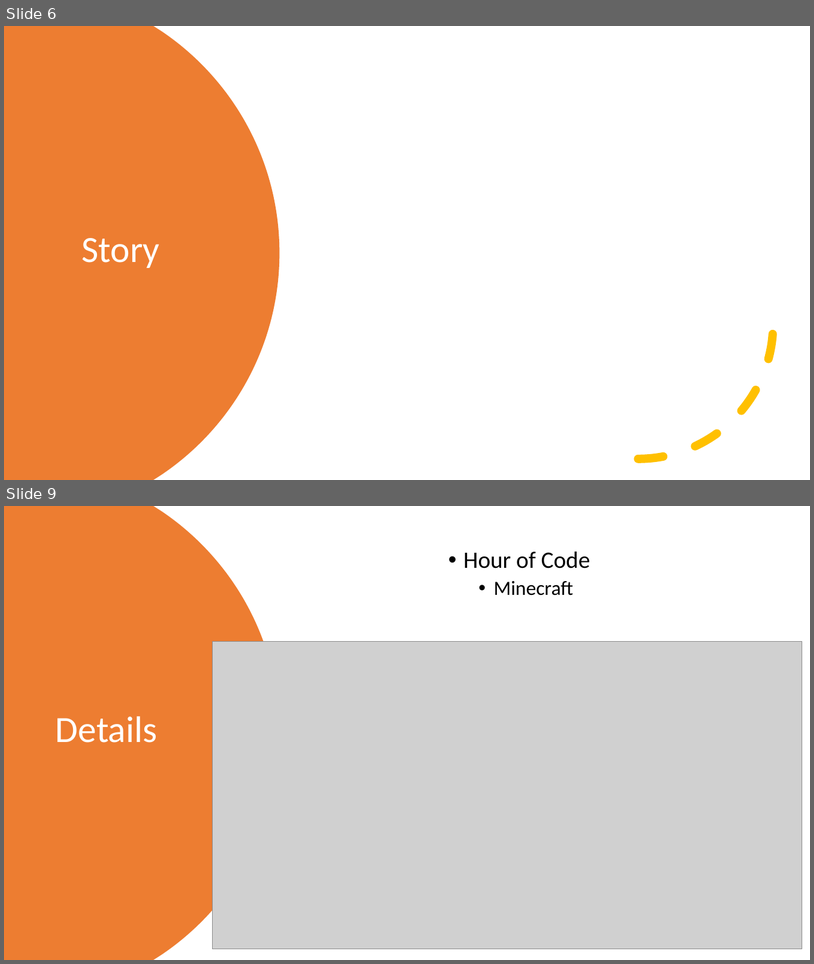
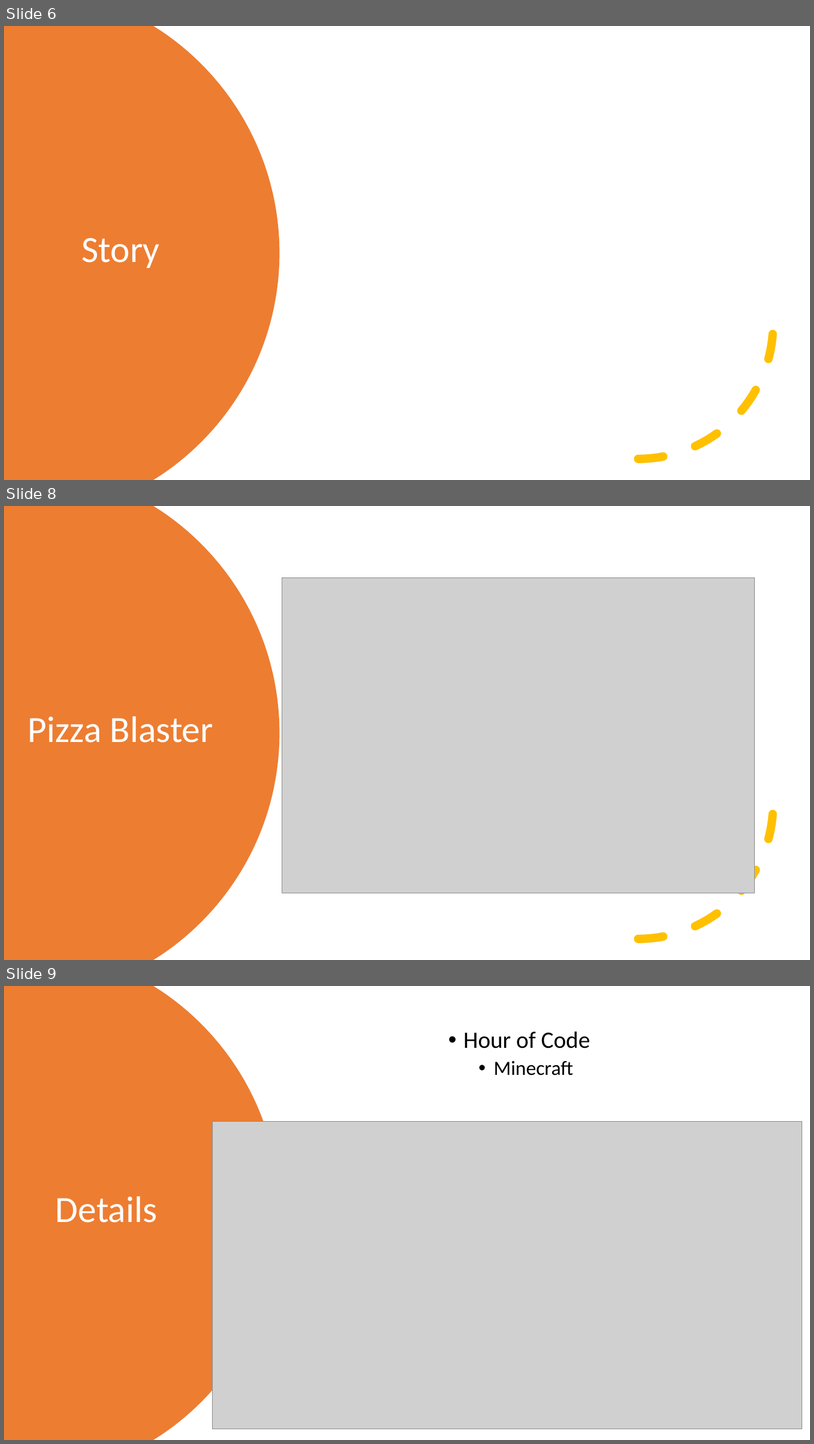
Before and after one commit to kevmoens/ThatConference2022, a slide deck: ThatConference2022.pptx. Shown one above the other, each under a label of ours: slides 6 and 9 before the commit, slides 6, 8 and 9 after it; the slides between them are not shown. The pictures are 814x964 and 814x1444 pixels, drawn with LibreOffice and Linux fonts; fonts in the diff are those of the drawing; grey boxes stand for pictures. Boxes give left, top, right and bottom in pixels: in the first picture for what was removed or moved away, otherwise in the second. Text is boxed around its words. In the diff, an @@ line names an element or a change of style, - is before the commit and + after.

```diff
--- a/ThatConference2022.pptx
+++ b/ThatConference2022.pptx
@@ slide 8 added at (4, 506, 810, 960), background #FFFFFF @@
@@ freeform shape added at (4, 506, 280, 960), fill #ED7D31 @@
@@ picture added at (282, 577, 755, 892) @@
@@ arc (boxed as its full ellipse) added at (504, 669, 774, 939), outline #FFC000 10 pt dashed @@
@@ title added at (28, 716, 214, 742), 44 pt, text #FFFFFF @@
+Pizza Blaster
```
Also in this commit, not shown: 2 slides changed, 3 other slides added.
